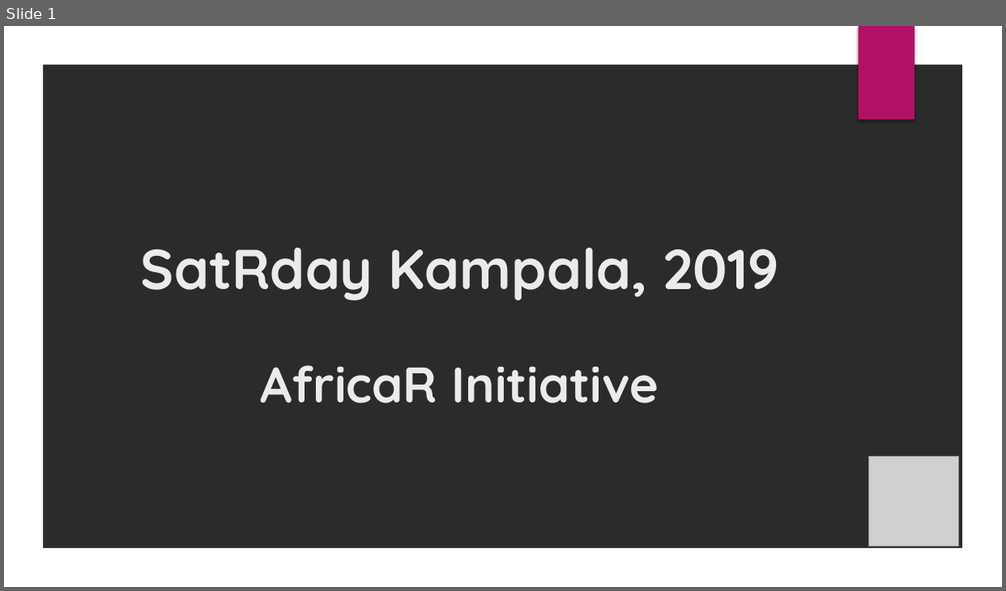
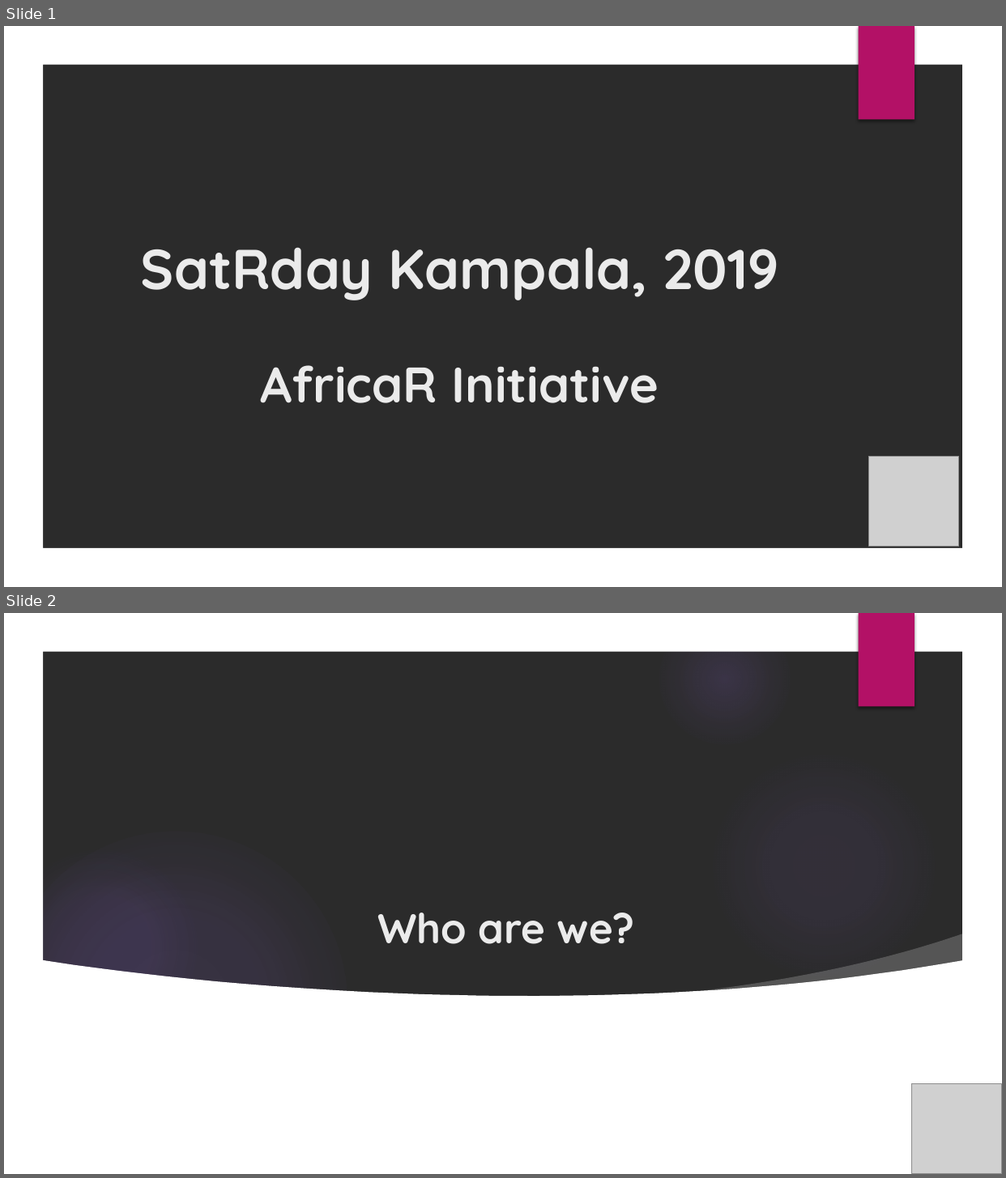
Before and after one commit to Shelmith-Kariuki/R, a slide deck: Trainings/Deck.pptx. Shown one above the other, each under a label of ours: slide 1 before the commit, slides 1 and 2 after it. The pictures are 1006x591 and 1006x1178 pixels, drawn with LibreOffice and Linux fonts; fonts in the diff are those of the drawing; grey boxes stand for pictures; background and template pictures are left out; a plain dark background stands for a picture behind light text. Boxes give left, top, right and bottom in pixels: in the first picture for what was removed or moved away, otherwise in the second. Text is boxed around its words. In the diff, an @@ line names an element or a change of style, - is before the commit and + after.

```diff
--- a/Trainings/Deck.pptx
+++ b/Trainings/Deck.pptx
@@ slide 2 added at (x1=4, y1=613, x2=1002, y2=1174), background picture (left out); not listed: 2 template elements that a slide beside it also shows @@
@@ title added at (x1=377, y1=913, x2=635, y2=944), 40 pt, text #EBEBEB, bold @@
+Who are we?
@@ group added at (x1=4, y1=614, x2=971, y2=1174): 5 ellipses, 2 freeform shapes @@
@@ picture added at (x1=912, y1=1084, x2=1002, y2=1174) @@
```
Also in this commit, not shown: 12 other slides added, 2 slides removed.
